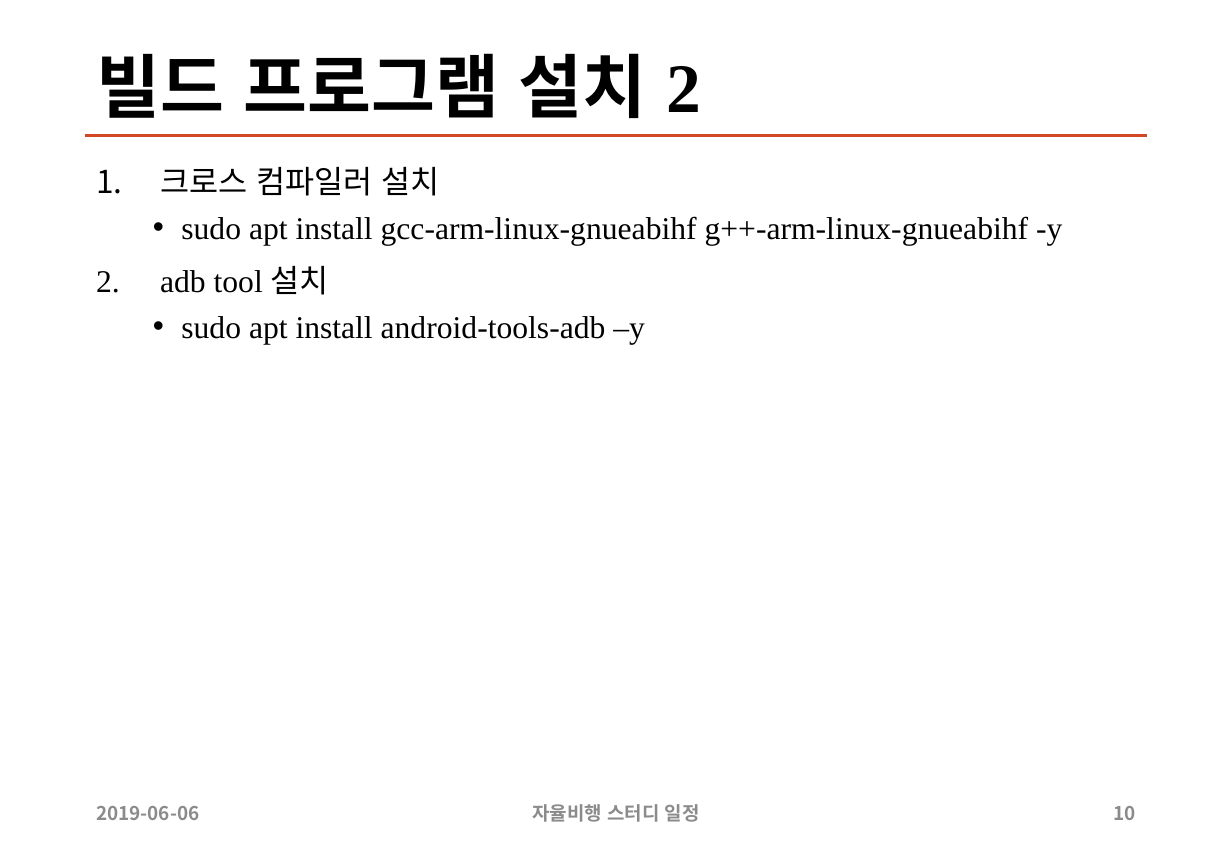
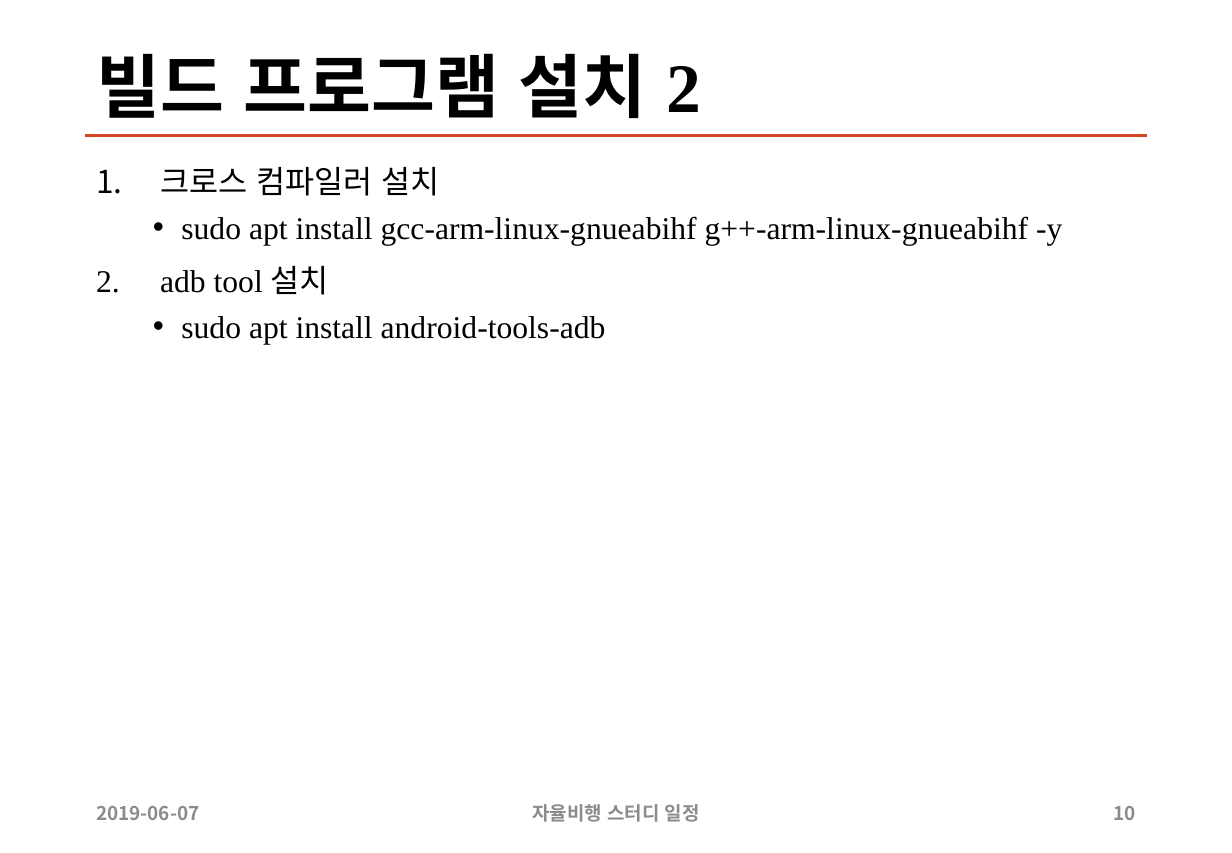
Before and after one commit to sunabove/autopilot_doc, a slide deck: slide 10 of 104 자율비행 스터디/910606 Bebop 드론 PX4 주행 프로그램 업로드.pptx. Drawn at 1232x853 pixels with LibreOffice and Linux fonts; fonts in the diff are those of the drawing. Boxes give left, top, right and bottom in pixels: in the first picture for what was removed or moved away, otherwise in the second. Text is boxed around its words. In the diff, an @@ line names an element or a change of style, - is before the commit and + after.

```diff
--- a/104 자율비행 스터디/910606 Bebop 드론 PX4 주행 프로그램 업로드.pptx
+++ b/104 자율비행 스터디/910606 Bebop 드론 PX4 주행 프로그램 업로드.pptx
@@ text at [181, 316, 606, 345]: text changed @@
-  • sudo apt install android-tools-adb –y
+  • sudo apt install android-tools-adb
@@ text at [96, 806, 199, 820]: text changed @@
-2019-06-06
+2019-06-07
```
Also in this commit, not shown: 18 other slides changed, 3 other files.
